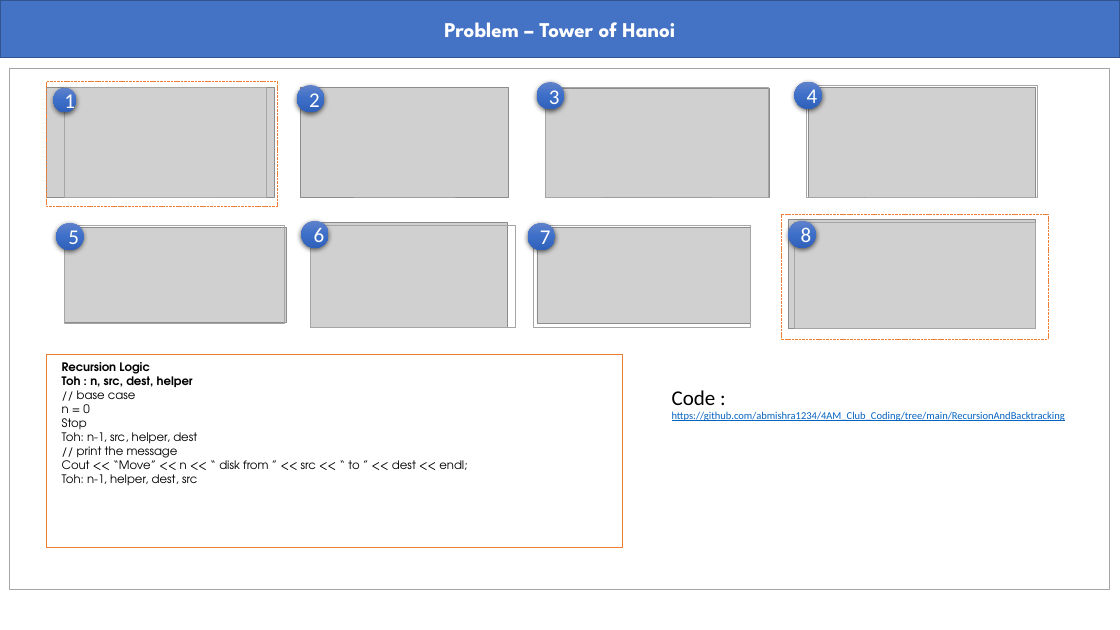
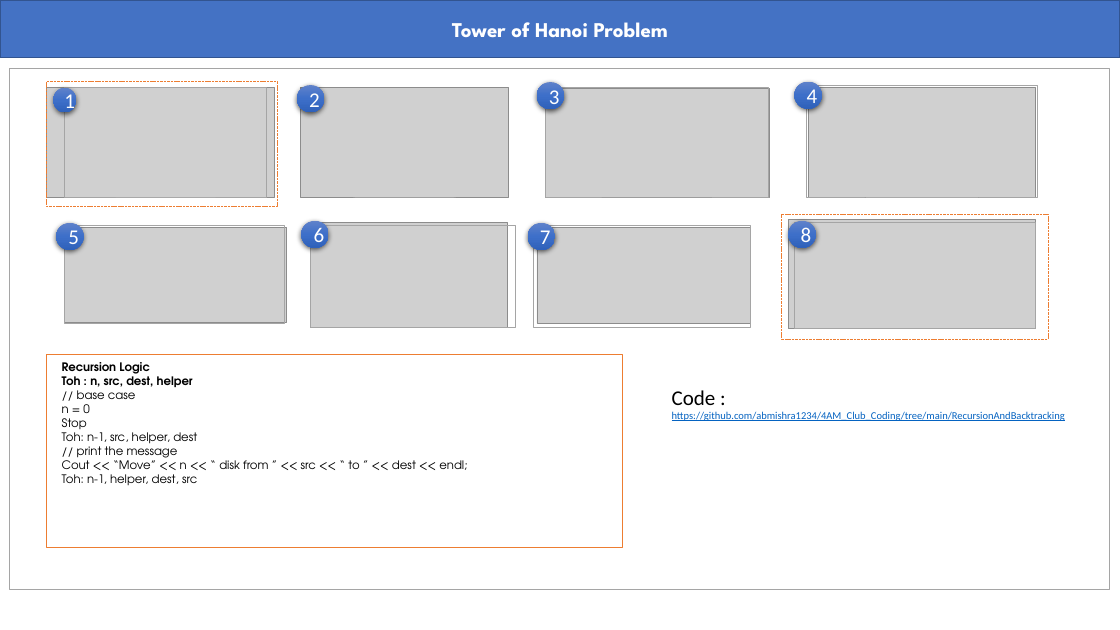
Before and after one commit to abmishra1234/4AM_Club_Coding, a slide deck: slide 8 of RecursionAndBacktracking/Recursion_Backtracking.pptx. Drawn at 1120x630 pixels with LibreOffice and Linux fonts; fonts in the diff are those of the drawing; grey boxes stand for pictures. Boxes give left, top, right and bottom in pixels: in the first picture for what was removed or moved away, otherwise in the second. Text is boxed around its words. In the diff, an @@ line names an element or a change of style, - is before the commit and + after.

```diff
--- a/RecursionAndBacktracking/Recursion_Backtracking.pptx
+++ b/RecursionAndBacktracking/Recursion_Backtracking.pptx
@@ text in rectangle at [452,22,668,38]: text changed @@
-Problem – Tower of Hanoi
+Tower of Hanoi Problem
```
Also in this commit, not shown: 2 other slides changed, 1 slide added.
